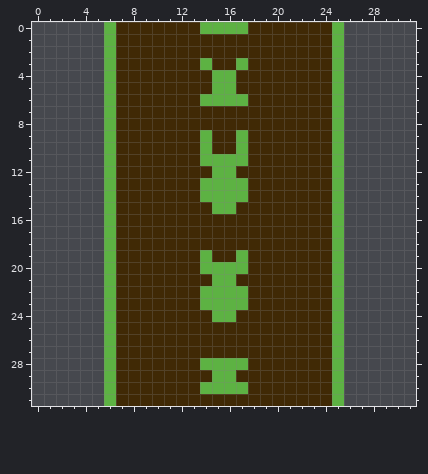
Two versions of one pixel-art sprite, Assets/Visual Assets/Wall Segments/largeside.png. The picture above was drawn from the file before the commit.
The file is 32x32 pixels.
The same view after the edit:
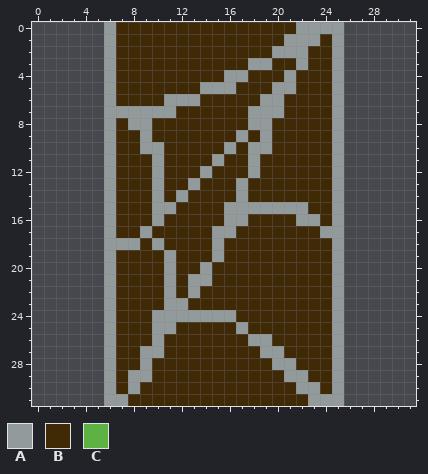
Palette (. is transparent): A #939a9b  B #402905  C #5db243
The exact change:
y 0: x 6 C -> A; x 14..17 CCCC -> BBBB; x 22..25 BBBC -> AAAA
y 1: x 6 C -> A; x 21..23 BBB -> AAA; x 25 C -> A
y 2: x 6 C -> A; x 20..22 BBB -> AAA; x 25 C -> A
y 3: x 6 C -> A; x 14 C -> B; x 17..19 CBB -> BAA; x 22 B -> A; x 25 C -> A
y 4: x 6 C -> A; x 15..17 CCB -> BAA; x 21 B -> A; x 25 C -> A
y 5: x 6 C -> A; x 14..16 BCC -> AAA; x 20..21 BB -> AA; x 25 C -> A
y 6: x 6 C -> A; x 11..17 BBBCCCC -> AAABBBB; x 19..20 BB -> AA; x 25 C -> A
y 7: x 6..11 CBBBBB -> AAAAAA; x 18..20 BBB -> AAA; x 25 C -> A
y 8: x 6 C -> A; x 8..9 BB -> AA; x 18..19 BB -> AA; x 25 C -> A
y 9: x 6 C -> A; x 9 B -> A; x 14 C -> B; x 17 C -> A; x 19 B -> A; x 25 C -> A
y 10: x 6 C -> A; x 9..10 BB -> AA; x 14 C -> B; x 16..19 BCBB -> ABAA; x 25 C -> A
y 11: x 6 C -> A; x 10 B -> A; x 14..18 CCCCB -> BABBA; x 25 C -> A
y 12: x 6 C -> A; x 10 B -> A; x 14..16 BCC -> ABB; x 18 B -> A; x 25 C -> A
y 13: x 6 C -> A; x 10 B -> A; x 13..17 BCCCC -> ABBBA; x 25 C -> A
y 14: x 6 C -> A; x 10 B -> A; x 12 B -> A; x 14..17 CCCC -> BBBA; x 25 C -> A
y 15: x 6 C -> A; x 10..11 BB -> AA; x 15..22 CCBBBBBB -> BAAAAAAA; x 25 C -> A
y 16: x 6 C -> A; x 10 B -> A; x 16..17 BB -> AA; x 22..23 BB -> AA; x 25 C -> A
y 17: x 6 C -> A; x 9 B -> A; x 15..16 BB -> AA; x 24..25 BC -> AA
y 18: x 6..8 CBB -> AAA; x 10 B -> A; x 15 B -> A; x 25 C -> A
y 19: x 6 C -> A; x 11 B -> A; x 14..15 CB -> BA; x 17 C -> B; x 25 C -> A
y 20: x 6 C -> A; x 11 B -> A; x 14..17 CCCC -> ABBB; x 25 C -> A
y 21: x 6 C -> A; x 11 B -> A; x 13..16 BBCC -> AABB; x 25 C -> A
y 22: x 6 C -> A; x 11 B -> A; x 13..17 BCCCC -> ABBBB; x 25 C -> A
y 23: x 6 C -> A; x 11..12 BB -> AA; x 14..17 CCCC -> BBBB; x 25 C -> A
y 24: x 6 C -> A; x 10..16 BBBBBCC -> AAAAAAA; x 25 C -> A
y 25: x 6 C -> A; x 10..11 BB -> AA; x 17 B -> A; x 25 C -> A
y 26: x 6 C -> A; x 10 B -> A; x 18..19 BB -> AA; x 25 C -> A
y 27: x 6 C -> A; x 9..10 BB -> AA; x 19..20 BB -> AA; x 25 C -> A
y 28: x 6 C -> A; x 9 B -> A; x 14..17 CCCC -> BBBB; x 20..21 BB -> AA; x 25 C -> A
y 29: x 6 C -> A; x 8..9 BB -> AA; x 15..16 CC -> BB; x 21..22 BB -> AA; x 25 C -> A
y 30: x 6 C -> A; x 8 B -> A; x 14..17 CCCC -> BBBB; x 22..23 BB -> AA; x 25 C -> A
y 31: x 6..7 CB -> AA; x 23..25 BBC -> AAA
